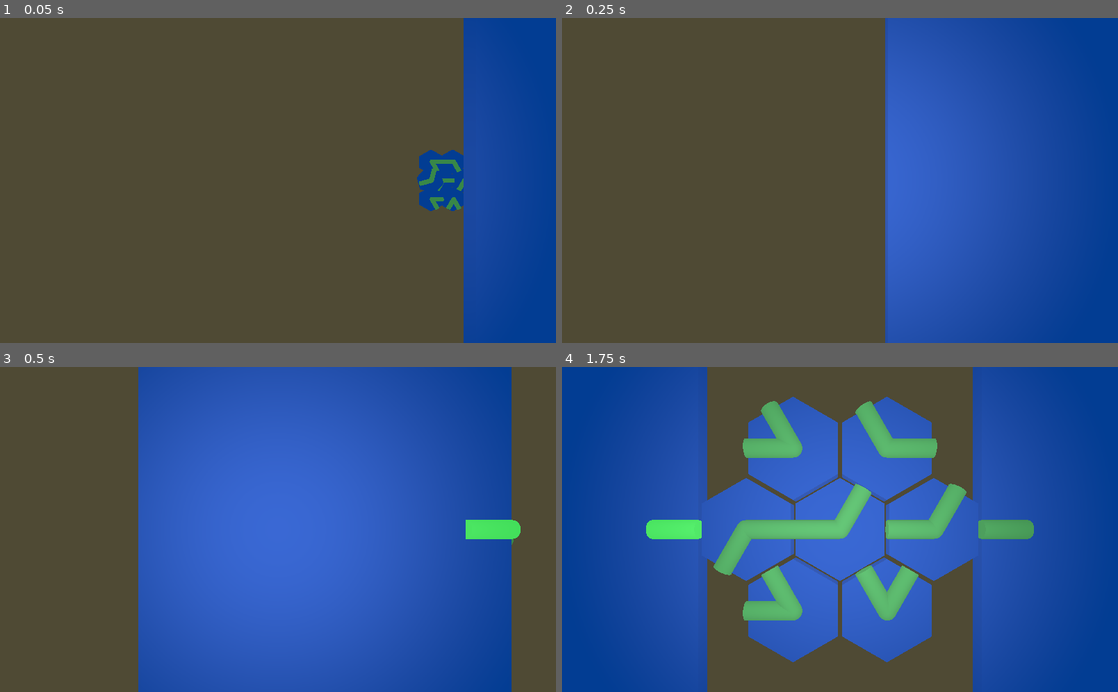
Above: before the commit, frames 1-4 (two rows, left to right).
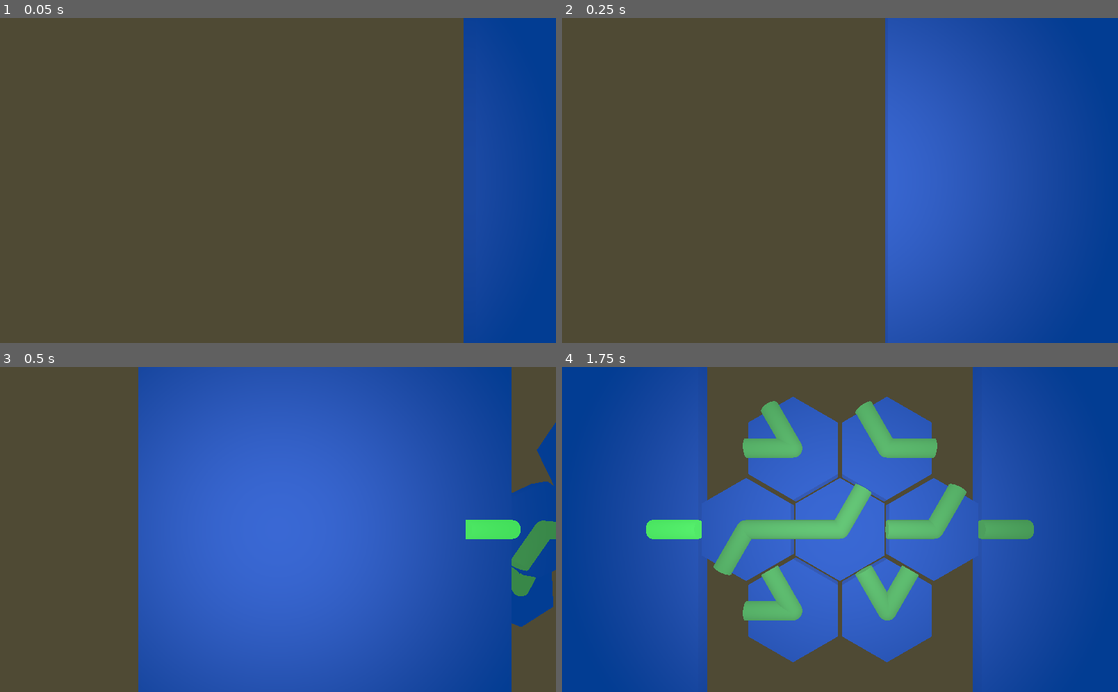
Above: after the commit, the same moments.

Repository: lunkkun/hexabeam
Game: Godot game, scene res://scenes/TestChamber.tscn
Two runs of this game, one before a commit and one after it. Both use one fixed random seed, a clock stepped at 60 frames per second and the inputs below.
Inputs (mouse positions are in pixels of both pictures, inside the frame that each line leads up to):
- Up to frame 1 (0.05 s): no input
- Up to frame 2 (0.25 s): no input
- Up to frame 3 (0.5 s): no input
- Up to frame 4 (1.75 s): move the mouse to (962, 513) at 0.52 s; hold D (rotate_right) 0.53-1.28 s; click (962, 513) at 0.67 s; move the mouse to (728, 545) at 1.27 s; hold A (rotate_left) from 1.28 s (still down)

The runs differ from the first frame. In frame 1, 1.4% of the frame differs, in the area x 75-84%, y 40-60%; in frame 2, nothing differs; in frame 3, 3.5%, in the area x 92-100%, y 17-80%; in frame 4, nothing differs.

Commit message:
tweaks for transition

Diff:
--- a/scenes/Level.gd
+++ b/scenes/Level.gd
@@ -3,7 +3,7 @@
 
 signal completed
 
-const TRANSITION_Z = 10
+const TRANSITION_Z = 5
 const TRANSITION_DEG_Z = 180
 
 var tile_transition_time: float
@@ -33,7 +33,8 @@
 		tile.input_ray_pickable = false
 
 	var to_x = translation.x + transition_x
-	$TransitionTween.interpolate_property(self, "translation:x", null, to_x, transition_time)
+	$TransitionTween.interpolate_property(self, "translation:x", null, to_x, transition_time,
+		Tween.TRANS_LINEAR, Tween.EASE_IN_OUT)
 	$TransitionTween.start()
 
 
--- a/scenes/Tile.gd
+++ b/scenes/Tile.gd
@@ -121,8 +121,10 @@
 	var z_to = translation.z + transition_z
 	var deg_z_to = rotation_degrees.z + transition_deg_z
 
-	$Tween.interpolate_property(self, "translation:z", null, z_to, transition_time)
-	$Tween.interpolate_property(self, "rotation_degrees:z", null, deg_z_to, transition_time)
+	$Tween.interpolate_property(self, "translation:z", null, z_to, transition_time,
+		Tween.TRANS_BOUNCE, Tween.EASE_OUT)
+	$Tween.interpolate_property(self, "rotation_degrees:z", null, deg_z_to, transition_time * 0.9,
+		Tween.TRANS_LINEAR, Tween.EASE_OUT)
 	$Tween.start()
 
 
